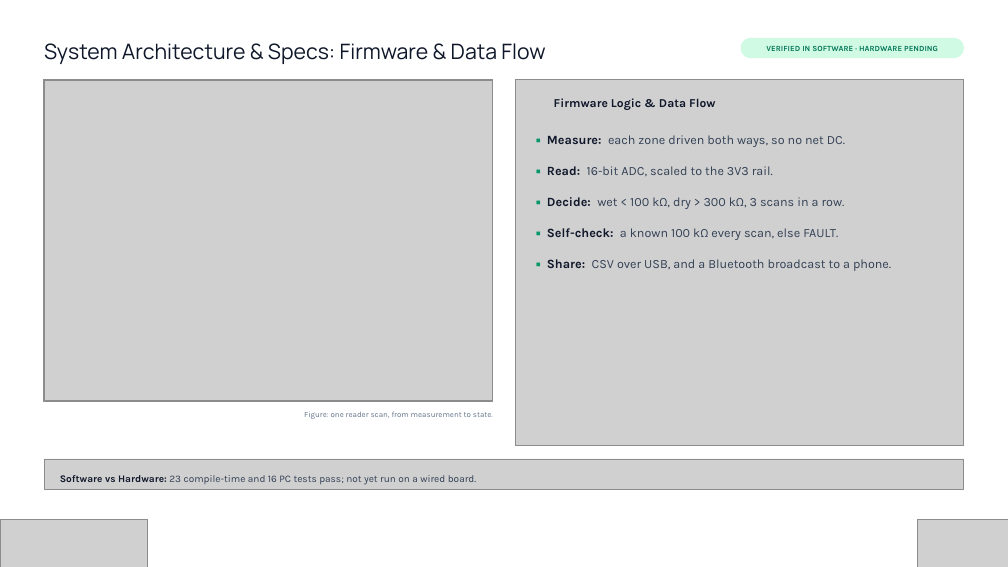
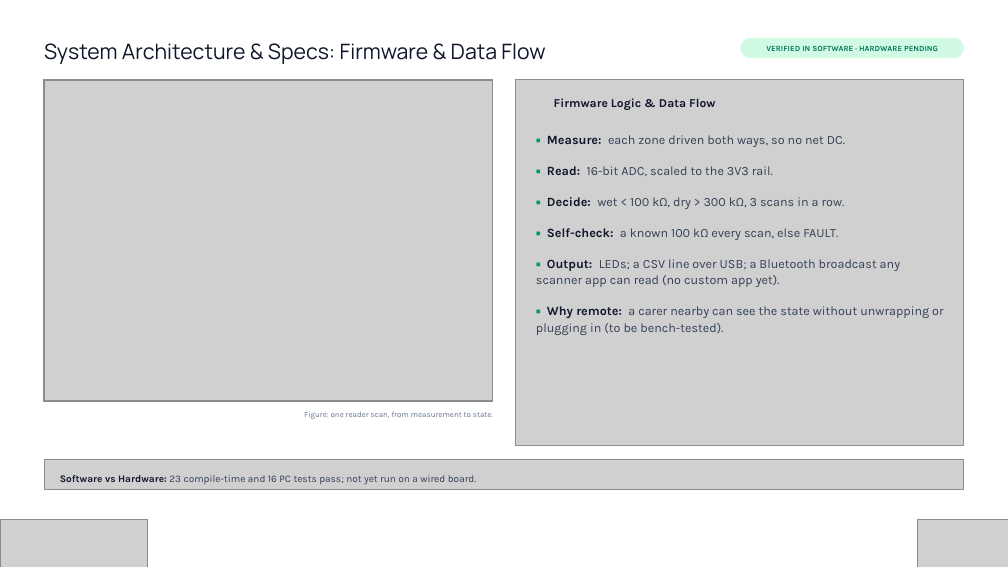
Before and after one commit to soham0777/dermasense-vishwakarma-2026, a slide deck: slide 7 of FINAL_SUBMISSION/Vishwakarma_Stage2_Final.pptx (slide 6 before the commit). Drawn at 1008x567 pixels with LibreOffice and Linux fonts; fonts in the diff are those of the drawing; grey boxes stand for pictures; background and template pictures are left out. Boxes give left, top, right and bottom in pixels: in the first picture for what was removed or moved away, otherwise in the second. Text is boxed around its words. In the diff, an @@ line names an element or a change of style, - is before the commit and + after.

```diff
--- a/FINAL_SUBMISSION/Vishwakarma_Stage2_Final.pptx
+++ b/FINAL_SUBMISSION/Vishwakarma_Stage2_Final.pptx
@@ text at (536, 259, 943, 335): text changed @@
-▪ Share: CSV over USB, and a Bluetooth broadcast to a phone.
+▪ Output: LEDs; a CSV line over USB; a Bluetooth broadcast any scanner app can read (no custom app yet).
+▪ Why remote: a carer nearby can see the state without unwrapping or plugging in (to be bench-tested).
```
Also in this commit, not shown: 13 other slides changed, 1 slide added, 30 other files.
